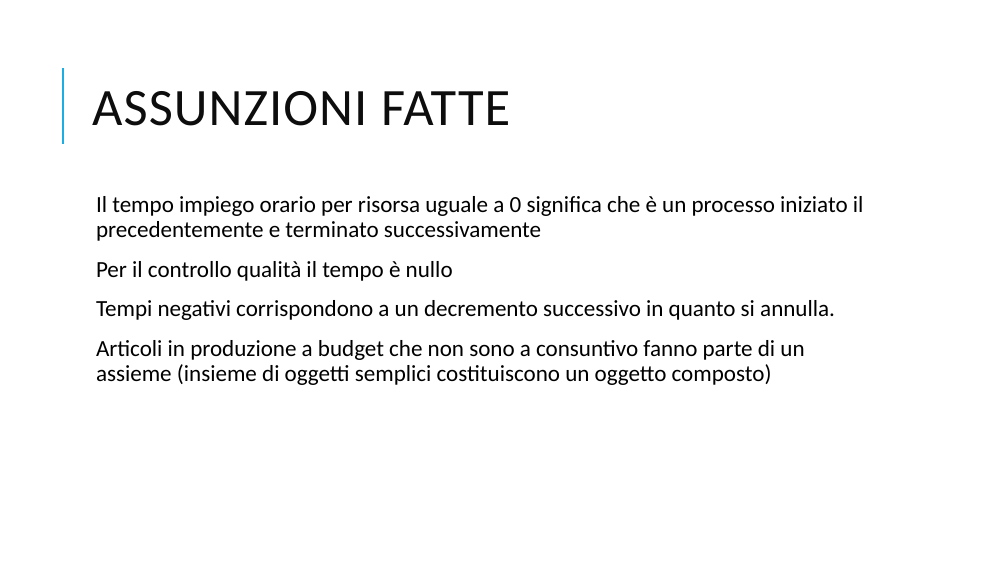
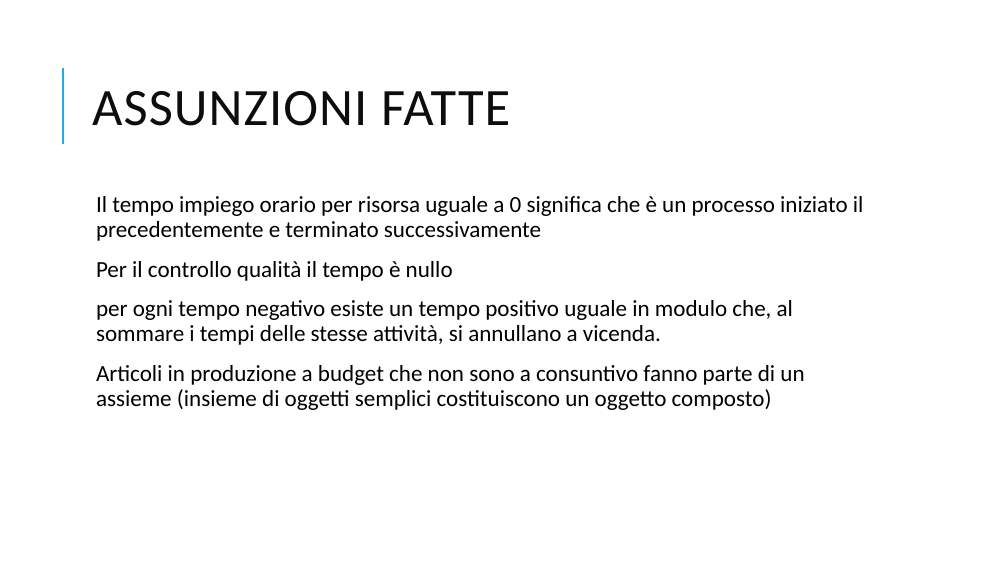
Before and after one commit to VinciGit00/SCGProject, a slide deck: slide 5 of Document/PresentazioneProgetto.pptx. Drawn at 1008x567 pixels with LibreOffice and Linux fonts; fonts in the diff are those of the drawing. Boxes give left, top, right and bottom in pixels: in the first picture for what was removed or moved away, otherwise in the second. Text is boxed around its words. In the diff, an @@ line names an element or a change of style, - is before the commit and + after.

```diff
--- a/Document/PresentazioneProgetto.pptx
+++ b/Document/PresentazioneProgetto.pptx
@@ text at (x1=96, y1=300, x2=793, y2=345): text changed @@
-  Tempi negativi corrispondono a un decremento successivo in quanto si annulla.
+  per ogni tempo negativo esiste un tempo positivo uguale in modulo che, al sommare i tempi delle stesse attività, si annullano a vicenda.
```
Also in this commit, not shown: 1 other slide changed, 1 slide removed, 9 other files.
